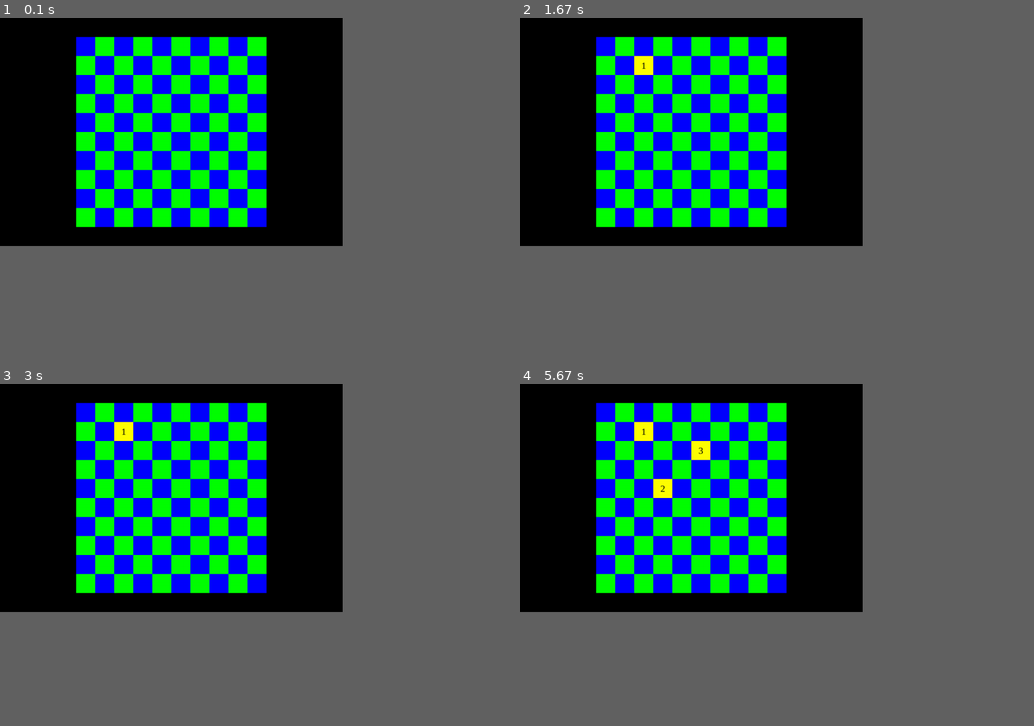
Above: before the commit, frames 1-4 (two rows, left to right).
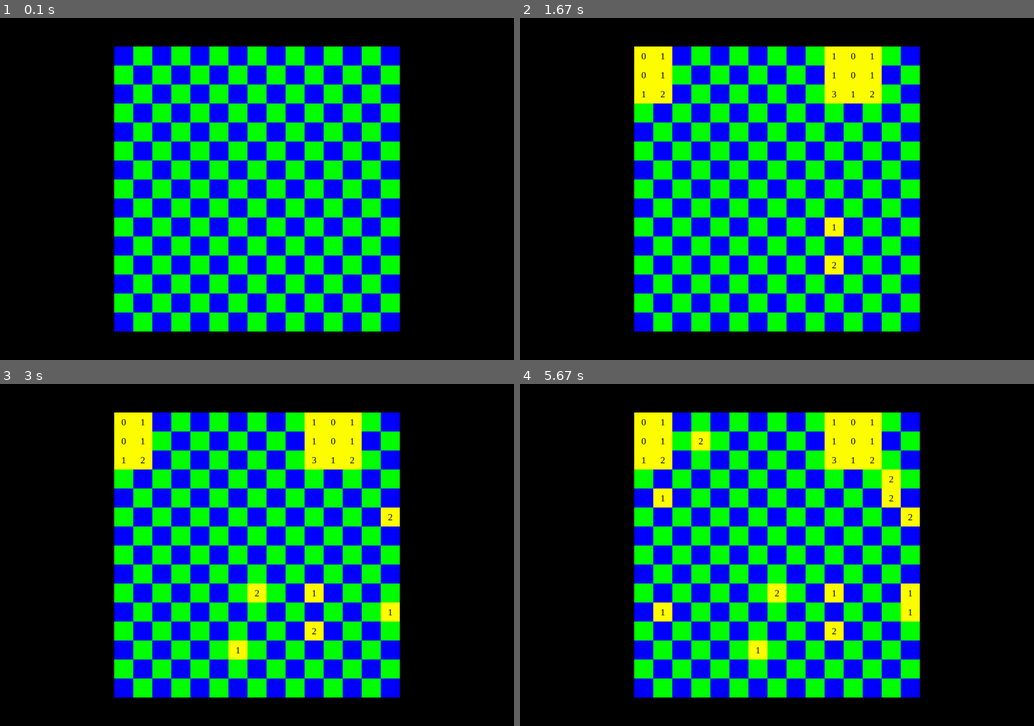
Above: after the commit, the same moments.

Repository: leez-genasi/GAMES
Game: pygame game, started from minesweeper.py
The game is run twice, just before and just after one commit, with the same random seed, the same clock (stepped at 60 frames per second) and the same inputs.
Inputs (mouse positions are in pixels of both pictures, inside the frame that each line leads up to):
- Up to frame 1 (0.1 s): no input
- Up to frame 2 (1.67 s): click (643, 55) at 0.42 s; click (828, 264) at 0.77 s; click (854, 69) at 1.1 s; click (838, 219) at 1.43 s
- Up to frame 3 (3 s): click (231, 643) at 1.77 s; click (257, 596) at 2.1 s; click (390, 609) at 2.43 s; click (390, 524) at 2.77 s
- Up to frame 4 (5.67 s): click (884, 493) at 3.6 s; click (890, 469) at 3.93 s; click (653, 616) at 4.27 s; click (663, 493) at 4.6 s; click (915, 592) at 4.93 s; click (694, 445) at 5.27 s; click (674, 582) at 5.6 s
In our replay, the window is 600x400 before the commit and 900x600 after it. These sizes can differ from the game's own. Grey fills any space a smaller window leaves; there, only what the larger window draws over its background counts as a difference.

The runs differ from the first frame. In frame 1, 43% of the frame differs, in the area x 14-78%, y 5-92%; in frame 2, 44%; in frame 3, 44%; in frame 4, 44%.

Commit message:
battleships

Diff:
--- /dev/null
+++ b/battleships.py
@@ -0,0 +1,29 @@
+import copy
+import time
+import pygame
+import random
+
+win_x = 1080
+win_y = 720
+
+grid_no = 10
+grid_size = 40 # 400 * 400
+
+border_btw = grid_size * 2 # 80
+border_side = (win_x - (grid_size * grid_no * 2) - border_btw) // 2 # 100 from each side
+border_up = (win_y - (grid_size * grid_no)) // 2
+
+# colors
+black = pygame.Color(0, 0, 0)
+white = pygame.Color(255, 255, 255)
+red = pygame.Color(255, 0, 0)
+green = pygame.Color(0, 255, 0)
+blue = pygame.Color(0, 0, 255)
+yellow = pygame.Color(255, 255, 0)
+pink = pygame.Color(255, 0, 255)
+
+
+# board
+class Tile():
+    def __init__(self, x, y, width):
+        self.rect = pygame.Rect(x, y, width, width)
--- a/minesweeper.py
+++ b/minesweeper.py
@@ -3,11 +3,11 @@
 import pygame
 import random
 
-win_x = 720
-win_y = 480
+win_x = 1080
+win_y = 720
 fps = pygame.time.Clock()
 
-grid_no = 10
+grid_no = 15
 grid_size = 40   # 400 * 400
 
 border_side = (win_x-(grid_no*grid_size))//2
@@ -64,13 +64,13 @@
                     count[y+i][x+j]+=1
             break
 
-for i in range(len(mines)):
-    print(mines[i])
-
-print()
-
-for i in range(len(count)):
-    print(count[i])
+# for i in range(len(mines)):
+#     print(mines[i])
+
+# print()
+
+# for i in range(len(count)):
+#     print(count[i])
 pygame.init()
 game_win = pygame.display.set_mode((win_x, win_y))
 pygame.display.set_caption('Minesweeper')
